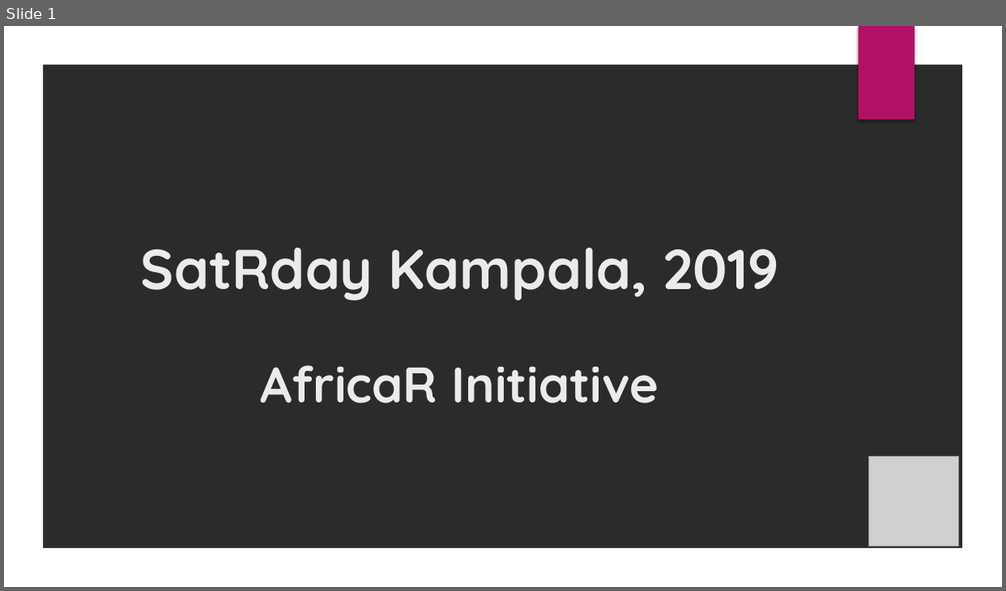
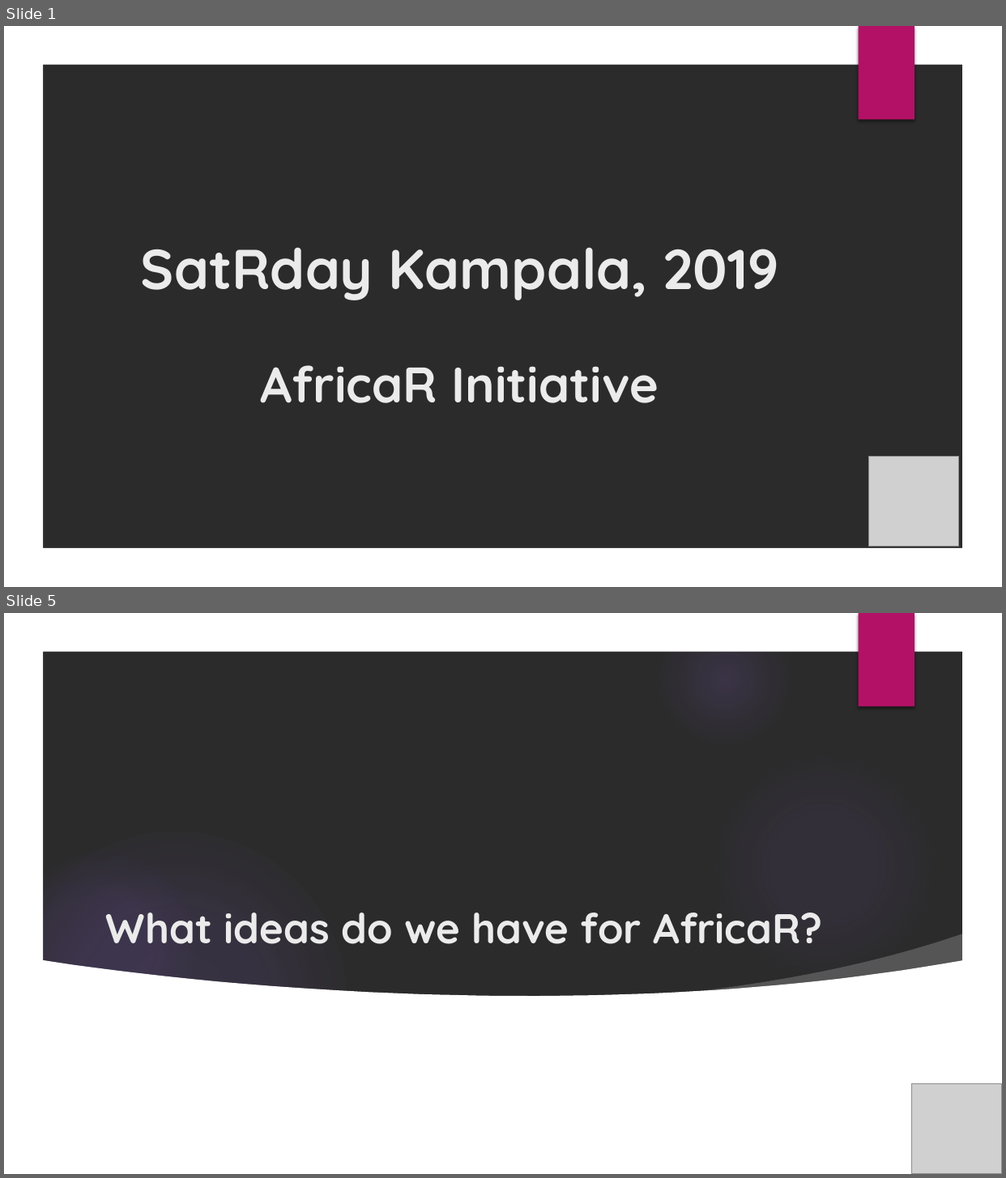
Before and after one commit to Shelmith-Kariuki/R, a slide deck: Trainings/Deck.pptx. Shown one above the other, each under a label of ours: slide 1 before the commit, slides 1 and 5 after it; the slides between them are not shown. The pictures are 1006x591 and 1006x1178 pixels, drawn with LibreOffice and Linux fonts; fonts in the diff are those of the drawing; grey boxes stand for pictures; background and template pictures are left out; a plain dark background stands for a picture behind light text. Boxes give left, top, right and bottom in pixels: in the first picture for what was removed or moved away, otherwise in the second. Text is boxed around its words. In the diff, an @@ line names an element or a change of style, - is before the commit and + after.

```diff
--- a/Trainings/Deck.pptx
+++ b/Trainings/Deck.pptx
@@ slide 5 added at (x1=4, y1=613, x2=1002, y2=1174), background picture (left out); not listed: 2 template elements that a slide beside it also shows @@
@@ title added at (x1=106, y1=913, x2=822, y2=944), 40 pt, text #EBEBEB, bold @@
+What ideas do we have for AfricaR?
@@ group added at (x1=4, y1=614, x2=971, y2=1174): 5 ellipses, 2 freeform shapes @@
@@ picture added at (x1=912, y1=1084, x2=1002, y2=1174) @@
```
Also in this commit, not shown: 12 other slides added, 2 slides removed.
